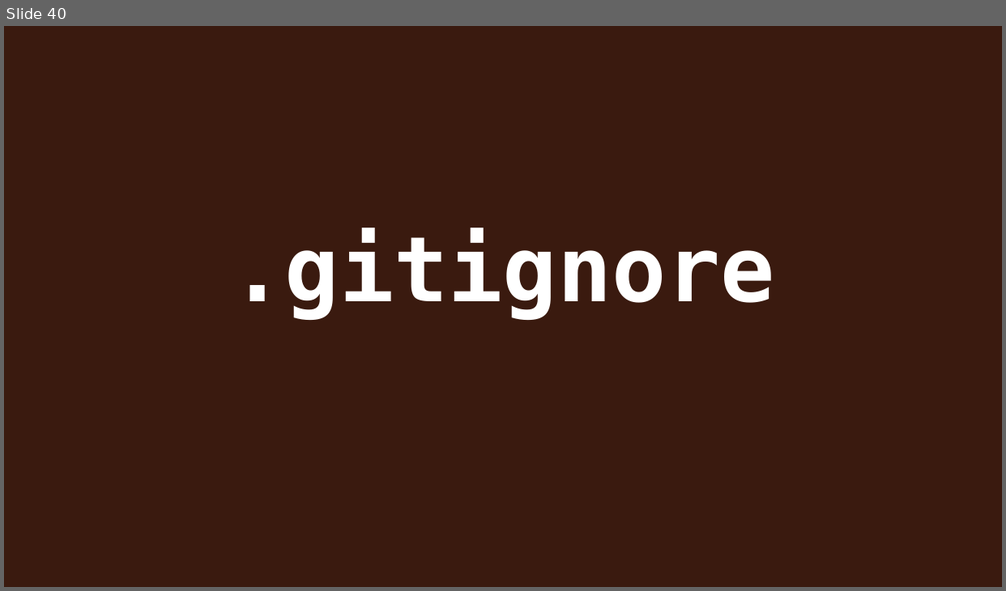
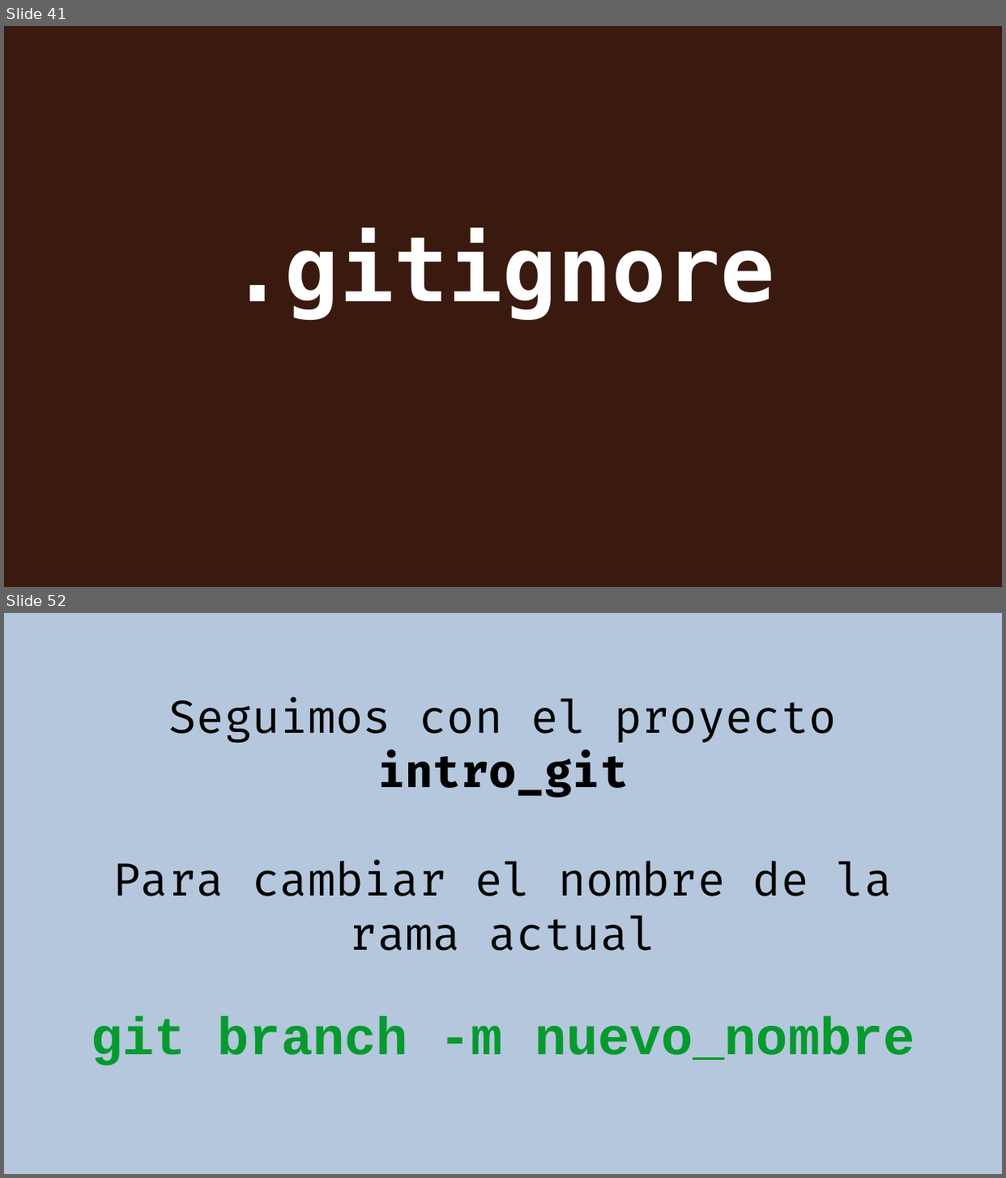
Before and after one commit to rgmf/eed2425, a slide deck: ut/02_control_de_versiones/presentacion/02_git_local.odp. Shown one above the other, each under a label of ours: slide 40 before the commit, slides 41 and 52 after it; the slides between them are not shown. The pictures are 1006x591 and 1006x1178 pixels, drawn with LibreOffice and Linux fonts; fonts in the diff are those of the drawing. Boxes give left, top, right and bottom in pixels: in the first picture for what was removed or moved away, otherwise in the second. Text is boxed around its words. In the diff, an @@ line names an element or a change of style, - is before the commit and + after.

```diff
--- a/ut/02_control_de_versiones/presentacion/02_git_local.odp
+++ b/ut/02_control_de_versiones/presentacion/02_git_local.odp
@@ slide 52 added at (4, 613, 1002, 1174), background #B4C7DC @@
@@ subtitle added at (91, 696, 914, 1066), 36 pt, text #000000 @@
+Seguimos con el proyecto intro_git
+Para cambiar el nombre de la rama actual
+git branch -m nuevo_nombre
@@ what was slide 40 is now slide 41 @@
```
Also in this commit, not shown: 1 slide changed, 24 other slides added.
